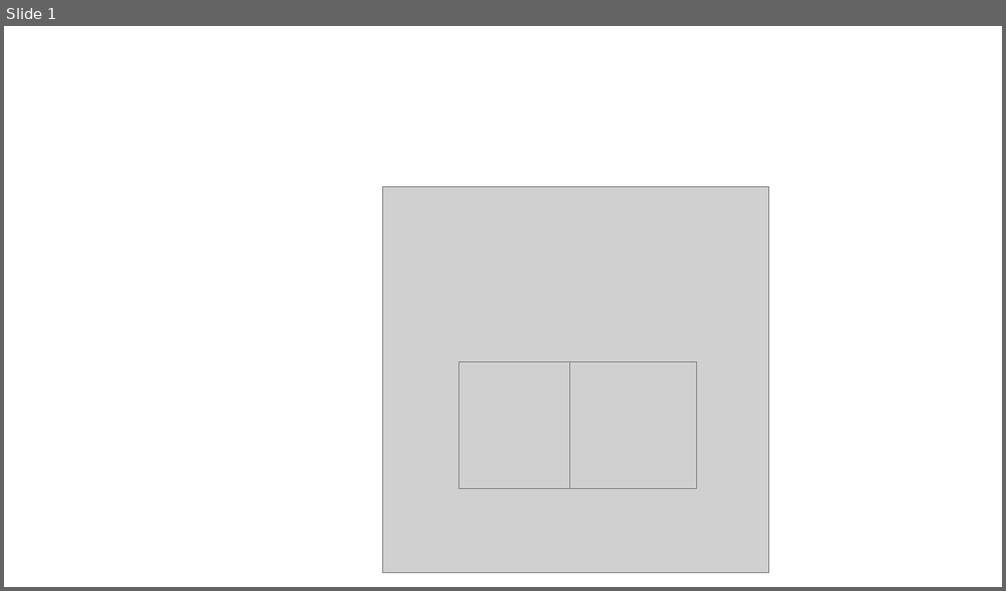
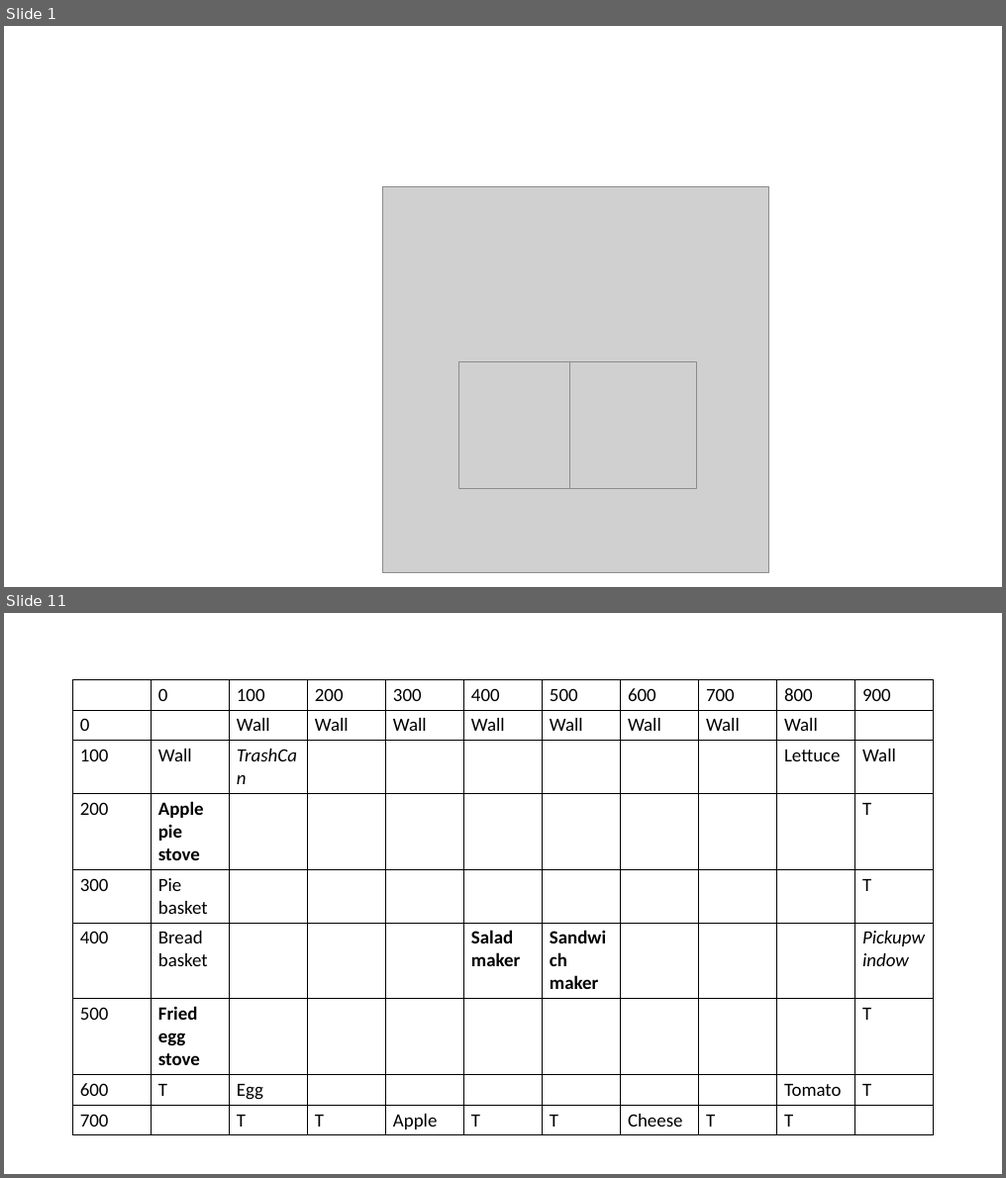
Before and after one commit to Fundamental-OOP/final-project-b07902018, a slide deck: assets/pictures.pptx. Shown one above the other, each under a label of ours: slide 1 before the commit, slides 1 and 11 after it; the slides between them are not shown. The pictures are 1006x591 and 1006x1178 pixels, drawn with LibreOffice and Linux fonts; fonts in the diff are those of the drawing; grey boxes stand for pictures. Boxes give left, top, right and bottom in pixels: in the first picture for what was removed or moved away, otherwise in the second. Text is boxed around its words. In the diff, an @@ line names an element or a change of style, - is before the commit and + after.

```diff
--- a/assets/pictures.pptx
+++ b/assets/pictures.pptx
@@ slide 11 added at (x1=4, y1=613, x2=1002, y2=1174), background #FFFFFF @@
@@ table added at (x1=73, y1=679, x2=938, y2=1134), 9 rows, 11 columns @@
+ | 0 | 100 | 200 | 300 | 400 | 500 | 600 | 700 | 800 | 900
+0 |  | Wall | Wall | Wall | Wall | Wall | Wall | Wall | Wall | 
+100 | Wall | TrashCan |  |  |  |  |  |  | Lettuce | Wall
+200 | Apple pie stove |  |  |  |  |  |  |  |  | T
+300 | Pie basket |  |  |  |  |  |  |  |  | T
+400 | Bread basket |  |  |  | Salad maker | Sandwich maker |  |  |  | Pickupwindow
+500 | Fried egg stove |  |  |  |  |  |  |  |  | T
+600 | T | Egg |  |  |  |  |  |  | Tomato | T
+700 |  | T | T | Apple | T | T | Cheese | T | T | 
```
Also in this commit, not shown: 1 slide changed, 8 other slides added, 3 slides removed, 45 other files.
